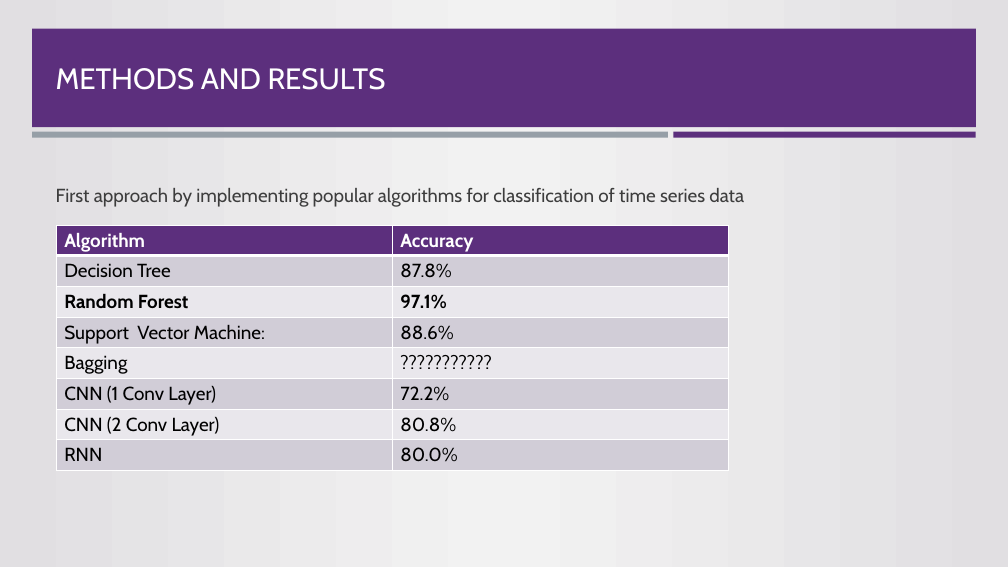
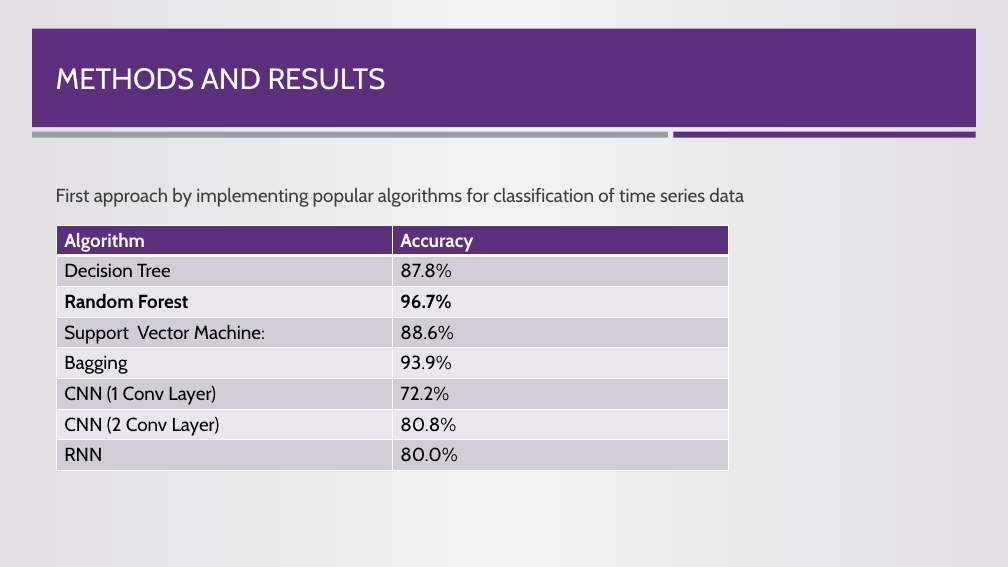
Before and after one commit to sunyrain/MLTask, a slide deck: slide 5 of Presentation.pptx. Drawn at 1008x567 pixels with LibreOffice and Linux fonts; fonts in the diff are those of the drawing; background and template pictures are left out. Boxes give left, top, right and bottom in pixels: in the first picture for what was removed or moved away, otherwise in the second. Text is boxed around its words. In the diff, an @@ line names an element or a change of style, - is before the commit and + after.

Commit message:
Update ppt

```diff
--- a/Presentation.pptx
+++ b/Presentation.pptx
@@ table at [57, 225, 728, 470] @@
-row 3, column 2: 97.1%
+row 3, column 2: 96.7%
-row 5, column 2: ???????????
+row 5, column 2: 93.9%
```
Also in this commit, not shown: 2 other slides changed, 1 slide added, 7 slides removed.
